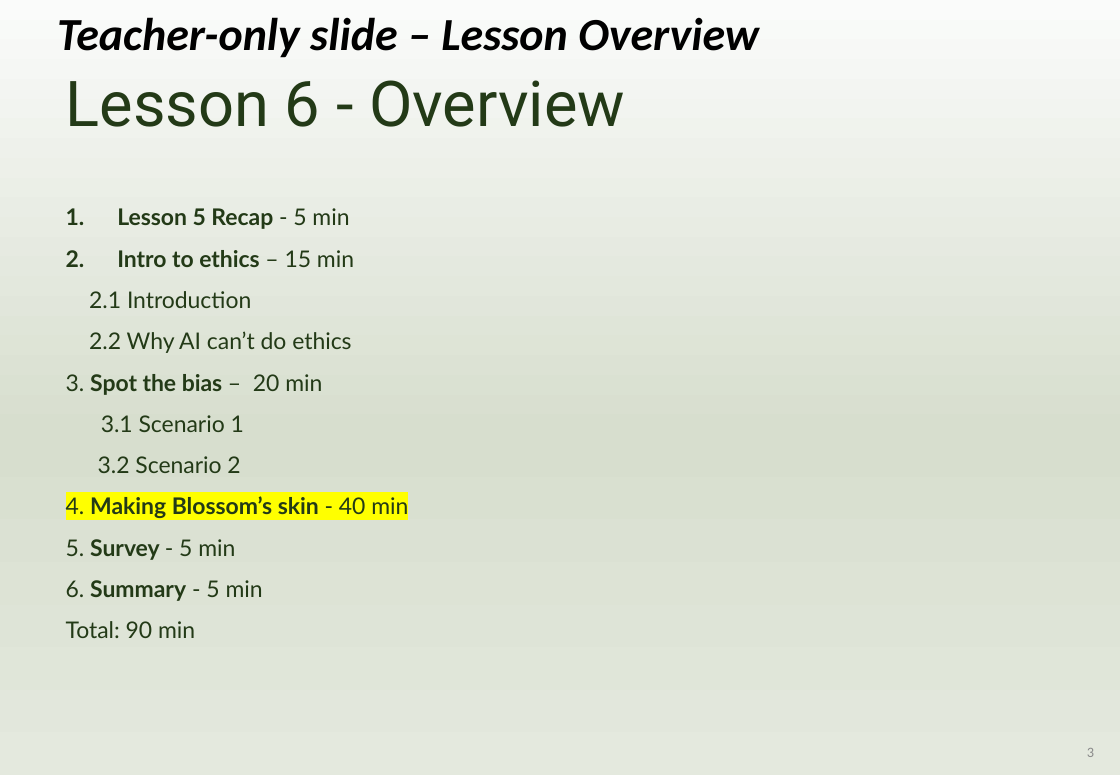
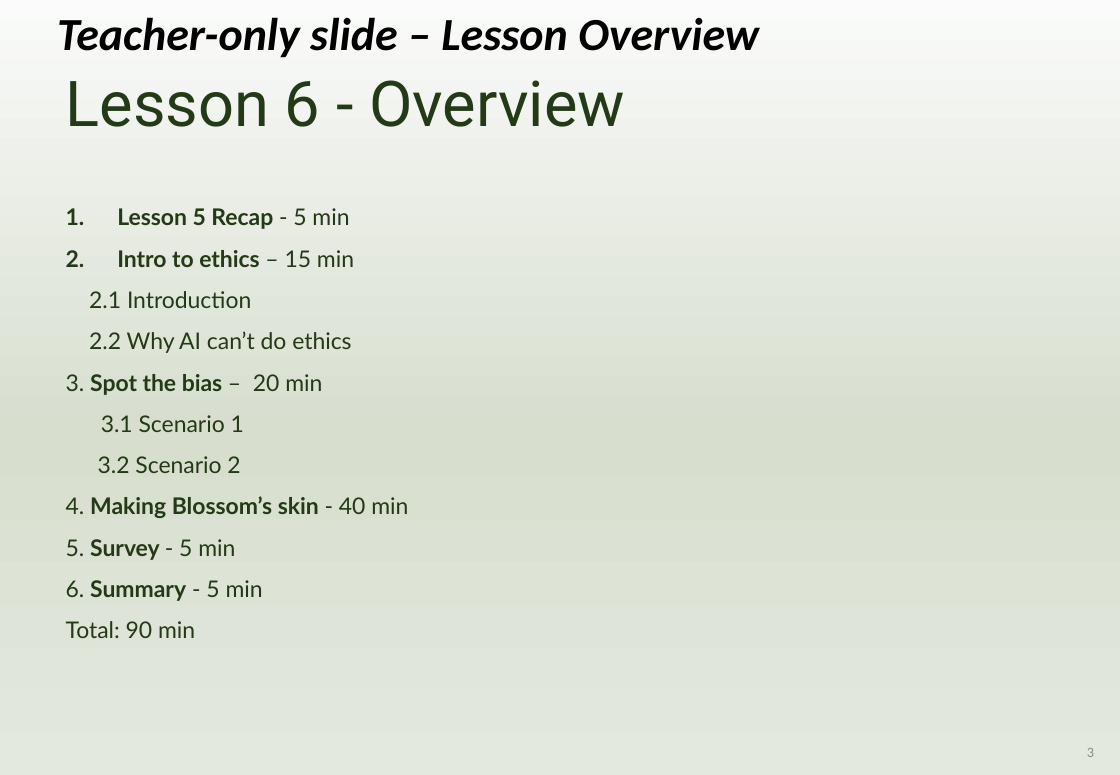
Before and after one commit to OutbackRobots/Outback-Robots-Hub, a slide deck: slide 3 of docs/assets/slides/OutbackRobots_Lesson6_Slides_AIandEthics.pptx. Drawn at 1120x775 pixels with LibreOffice and Linux fonts; fonts in the diff are those of the drawing; background and template pictures are left out. Boxes give left, top, right and bottom in pixels: in the first picture for what was removed or moved away, otherwise in the second. Text is boxed around its words. In the diff, an @@ line names an element or a change of style, - is before the commit and + after.

```diff
--- a/docs/assets/slides/OutbackRobots_Lesson6_Slides_AIandEthics.pptx
+++ b/docs/assets/slides/OutbackRobots_Lesson6_Slides_AIandEthics.pptx
@@ text at bbox=[66, 496, 408, 518]: highlight #FFFF00 to none in "4. Making Blossom’s skin - 40 min" @@
```
Also in this commit, not shown: 2 slides added, 1 slide removed, 4 other files.
